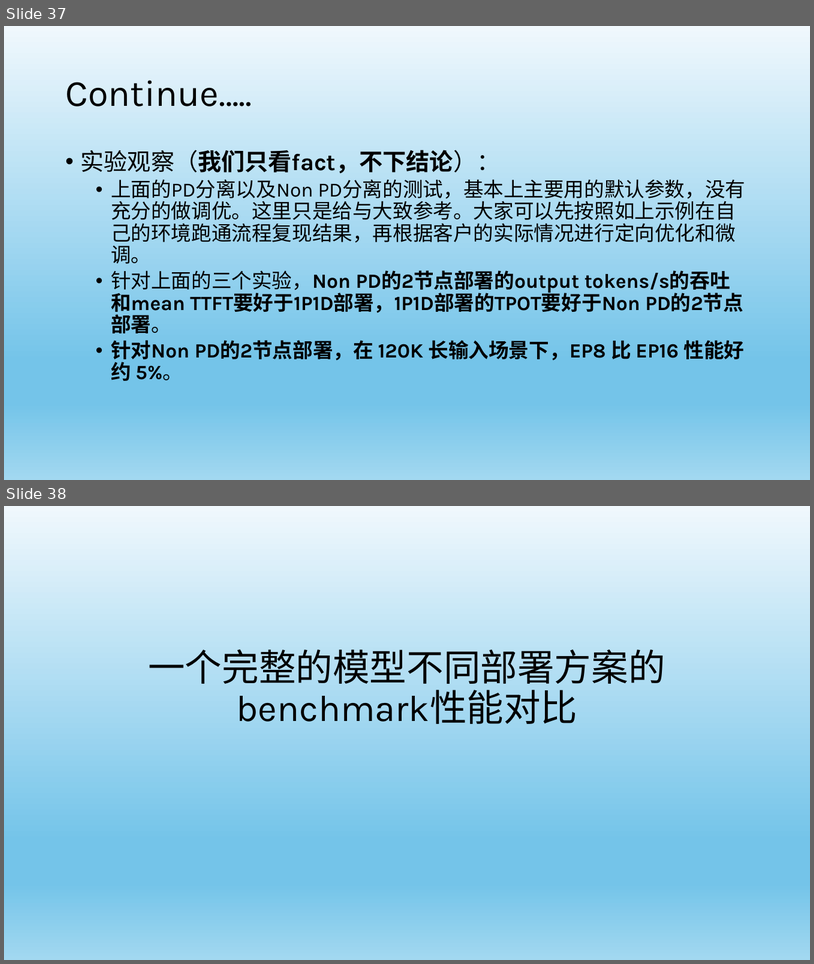
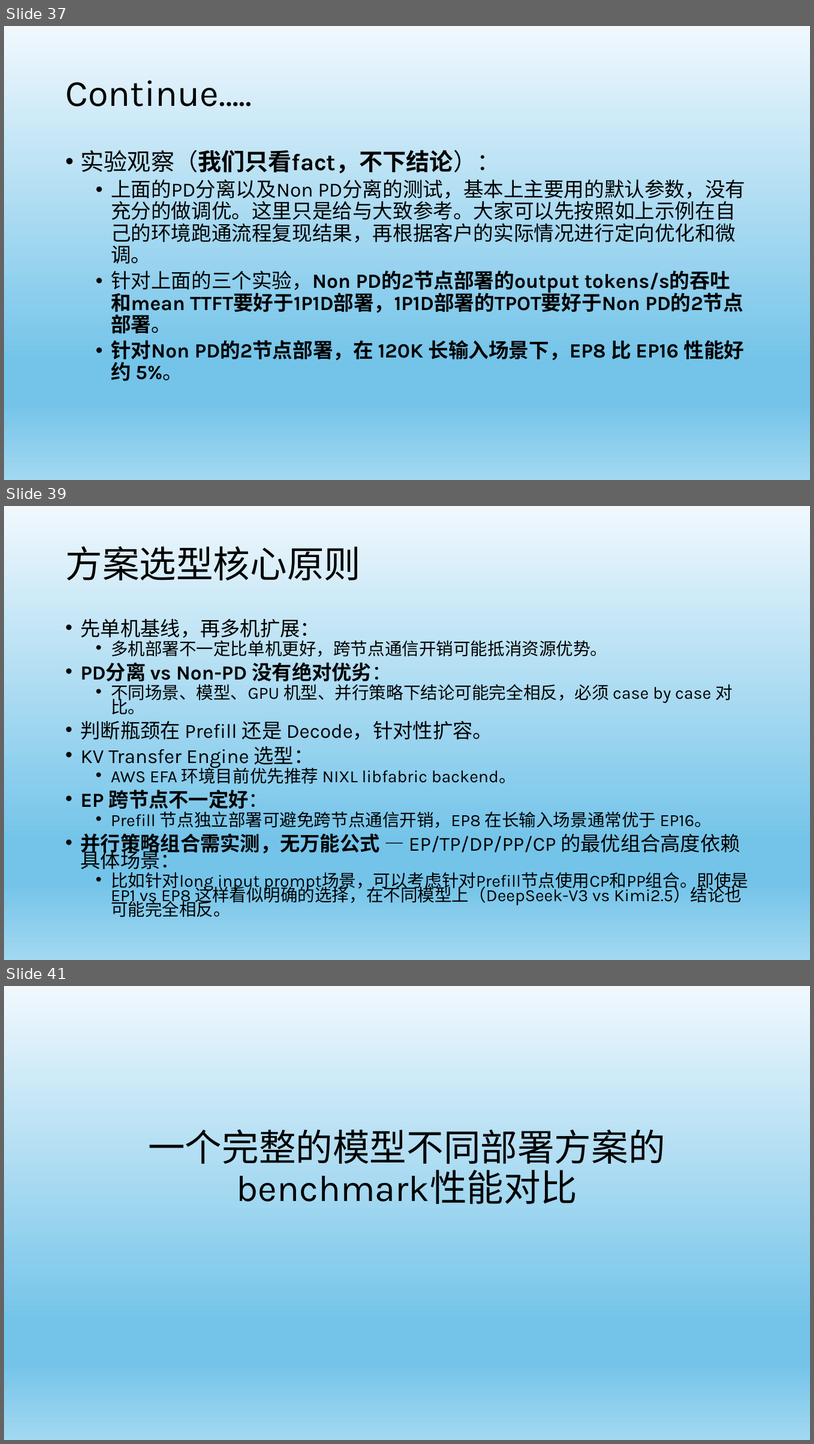
Before and after one commit to yuhuiaws/ML-study, a slide deck: 生成式AI/LLM/大模型推理的项目实践 for public.pptx. Shown one above the other, each under a label of ours: slides 37 and 38 before the commit, slides 37, 39 and 41 after it; the slides between them are not shown. The pictures are 814x964 and 814x1444 pixels, drawn with LibreOffice and Linux fonts; fonts in the diff are those of the drawing. Boxes give left, top, right and bottom in pixels: in the first picture for what was removed or moved away, otherwise in the second. Text is boxed around its words. In the diff, an @@ line names an element or a change of style, - is before the commit and + after.

```diff
--- a/生成式AI/LLM/大模型推理的项目实践 for public.pptx
+++ b/生成式AI/LLM/大模型推理的项目实践 for public.pptx
@@ slide 39 added at (4,506,810,960), background gradient #F0F8FD to #74C4E9 to #A2D8F0 @@
@@ title added at (65,546,361,580), 44 pt, text #000000 @@
+方案选型核心原则
@@ text added at (81,619,749,917), 20.4 pt, text #000000 @@
+• 先单机基线，再多机扩展：
+  • 多机部署不一定比单机更好，跨节点通信开销可能抵消资源优势。
+• PD分离 vs Non-PD 没有绝对优劣：
+  • 不同场景、模型、GPU 机型、并行策略下结论可能完全相反，必须 case by case 对比。
+• 判断瓶颈在 Prefill 还是 Decode，针对性扩容。
+• KV Transfer Engine 选型：
+  • AWS EFA 环境目前优先推荐 NIXL libfabric backend。
+• EP 跨节点不一定好：
+  • Prefill 节点独立部署可避免跨节点通信开销，EP8 在长输入场景通常优于 EP16。
+• 并行策略组合需实测，无万能公式 — EP/TP/DP/PP/CP 的最优组合高度依赖具体场景：
+  • 比如针对long input prompt场景，可以考虑针对Prefill节点使用CP和PP组合。即使是 EP1 vs EP8 这样看似明确的选择，在不同模型上（DeepSeek-V3 vs Kimi2.5）结论也可能完全相反。
@@ what was slide 38 is now slide 41 @@
```
Also in this commit, not shown: 5 slides changed, 2 other slides added.
